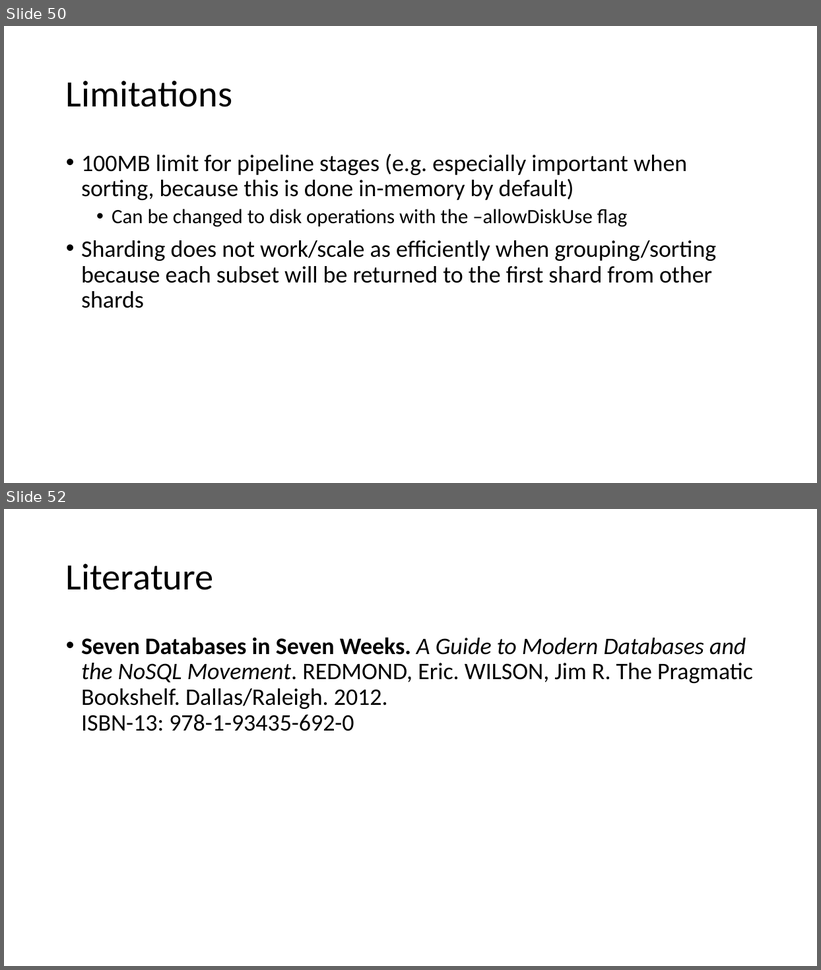
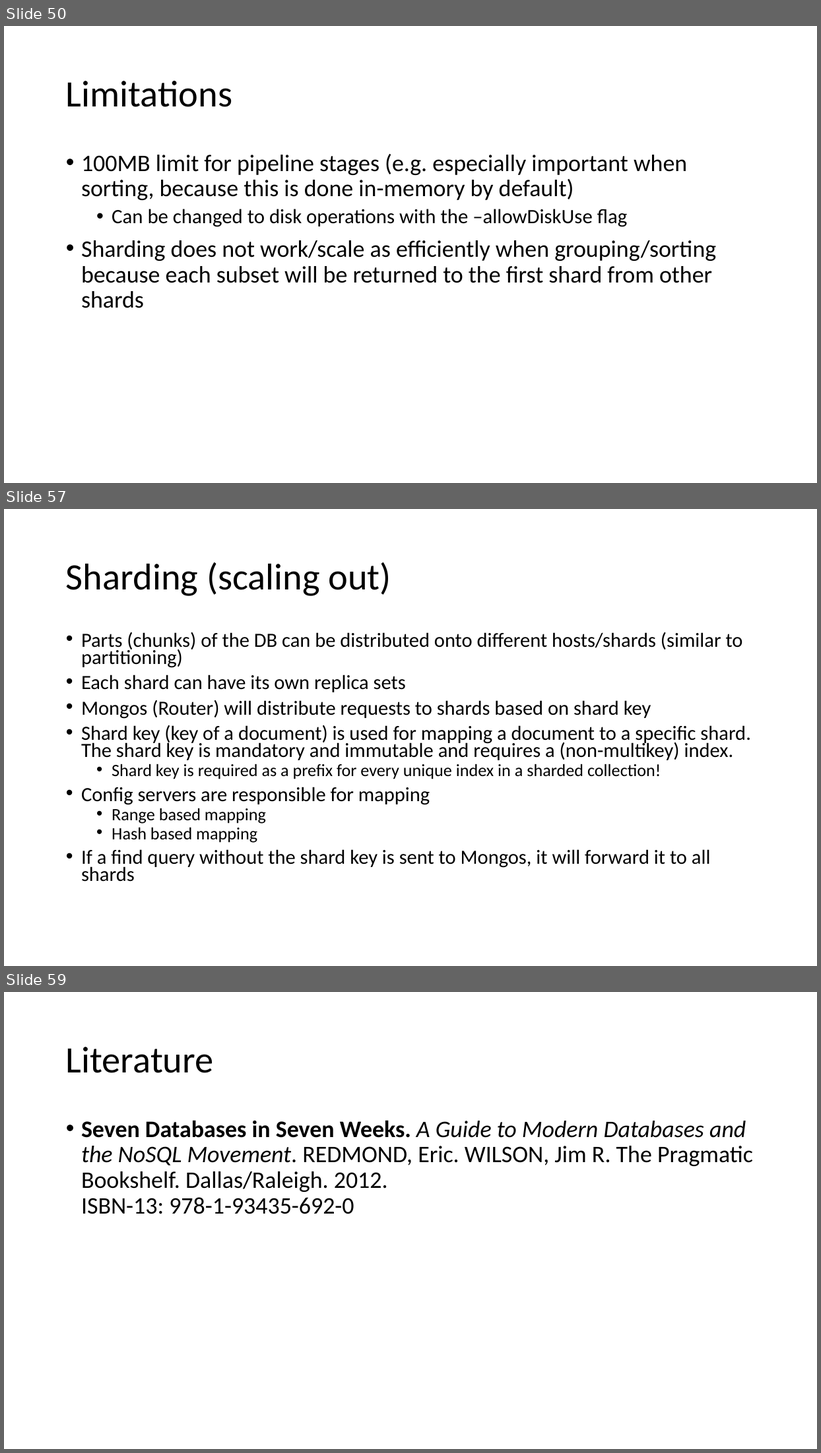
Before and after one commit to tiefenauer/m101j, a slide deck: m101j.pptx. Shown one above the other, each under a label of ours: slides 50 and 52 before the commit, slides 50, 57 and 59 after it; the slides between them are not shown. The pictures are 821x970 and 821x1453 pixels, drawn with LibreOffice and Linux fonts; fonts in the diff are those of the drawing. Boxes give left, top, right and bottom in pixels: in the first picture for what was removed or moved away, otherwise in the second. Text is boxed around its words. In the diff, an @@ line names an element or a change of style, - is before the commit and + after.

```diff
--- a/m101j.pptx
+++ b/m101j.pptx
@@ slide 57 added at [4,509,817,966], background #FFFFFF @@
@@ title added at [66,562,391,596], 44 pt, text #000000 @@
+Sharding (scaling out)
@@ text added at [81,632,751,882], 23.8 pt, text #000000 @@
+• Parts (chunks) of the DB can be distributed onto different hosts/shards (similar to partitioning)
+• Each shard can have its own replica sets
+• Mongos (Router) will distribute requests to shards based on shard key
+• Shard key (key of a document) is used for mapping a document to a specific shard. The shard key is mandatory and immutable and requires a (non-multikey) index.
+  • Shard key is required as a prefix for every unique index in a sharded collection!
+• Config servers are responsible for mapping
+  • Range based mapping
+  • Hash based mapping
+• If a find query without the shard key is sent to Mongos, it will forward it to all shards
@@ what was slide 52 is now slide 59 @@
```
Also in this commit, not shown: 6 other slides added.
